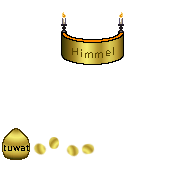
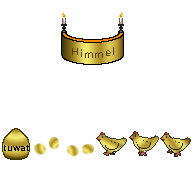
Two versions of the same layered image (192x192). Layer-by-layer changes:
added layer "Eingefügte Ebene" above "mini-ei 4" over [96, 131, 191, 157]
